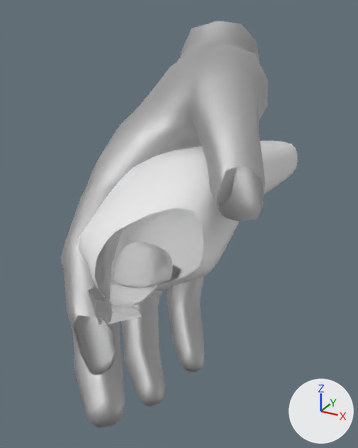
Renders of the FBX model GefuehlteRealitaet_VR/Assets/Models/Blender/rHandWithPenAnimation.fbx from each side of a commit.
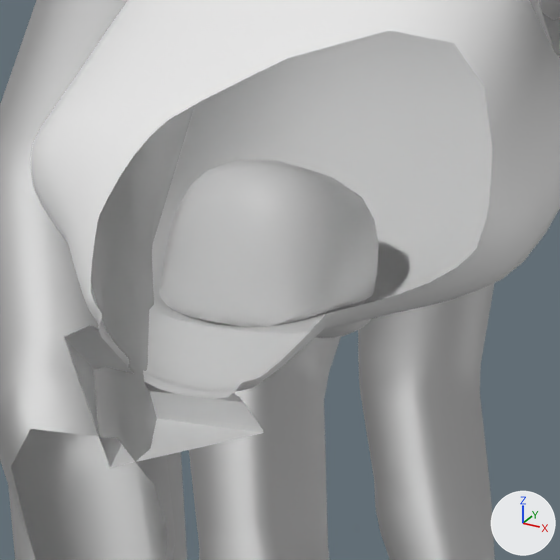
Each version is shown whole from a camera (50 mm lens) standing at (0.0849, -0.0995, 0.0681) and looking at (-0.0148, 0.0817, -0.0225), then close up on the part from 20% to 62% of the width and 44% to 78% of the height. Lighting does not change. The marker at lower right points along +X, +Y and +Z. Everything nearer to the camera than a plane just in front of the edit is cut away. Where no turn or scale is listed for an object, it has been applied to the vertices.
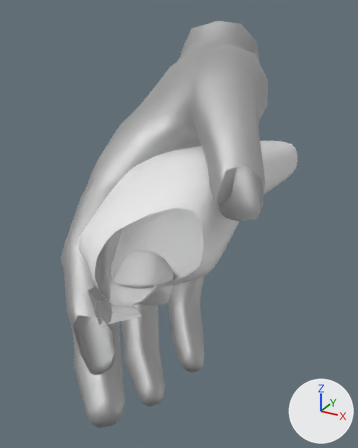
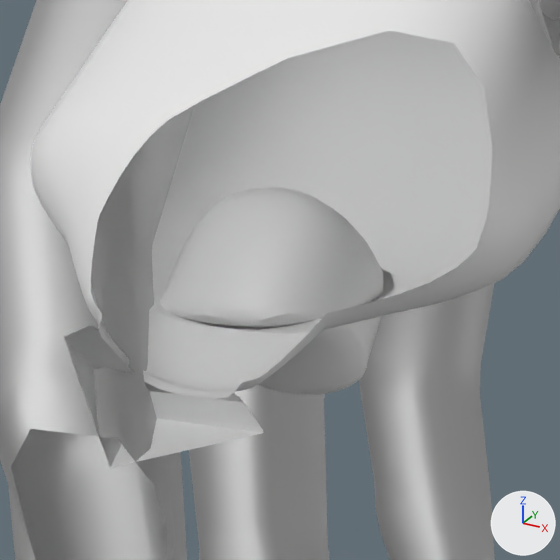
Where the change shows, as pixel boxes (x1, y1, x2, y2) in the close-ups (560 x 560 px):
'Cube.001', turned
    before: (159, 160, 379, 338)
    after: (159, 187, 383, 395)

Patch to the scene script:
```diff
--- a/GefuehlteRealitaet_VR/Assets/Models/Blender/rHandWithPenAnimation.fbx.py
+++ b/GefuehlteRealitaet_VR/Assets/Models/Blender/rHandWithPenAnimation.fbx.py
@@ ob_cube_001 @@
 ob_cube_001.location = (0.0048, 0.0186, -0.00815)
-ob_cube_001.rotation_euler = (-0.402, -0.108, 0.0518)  # degrees (-23, -6.2, 3)
```
